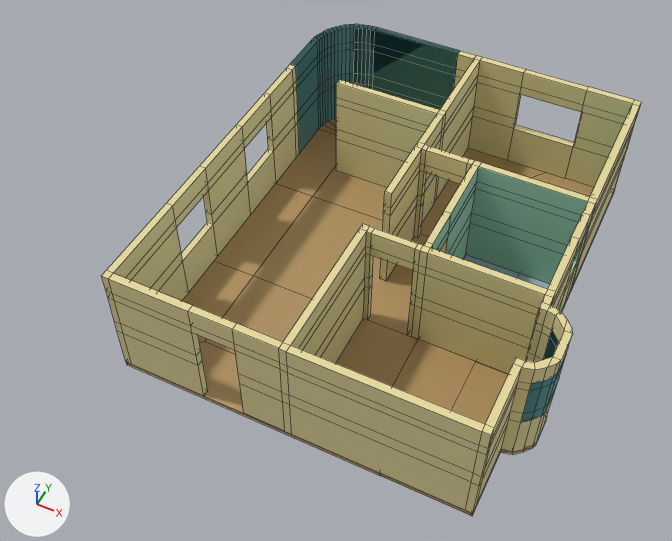
A saved change to the Blender file 5 semestre/Apartamento.blend.
Both versions are drawn from a 50 mm camera at (5.05, -7.03, 15.32) aimed at (-0.84, 4.74, 0.61). Every picture has the same lights, and +X, +Y and +Z are marked at lower left. Mesh edges are drawn as thin lines.

Objects in the first picture: 'paredes', 'piso'.
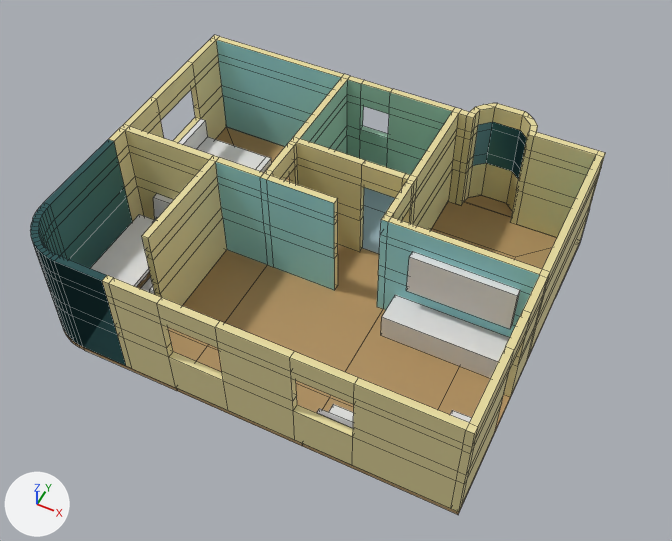
Where the change shows, as pixel boxes (x1, y1, x2, y2) in the pictures (672 x 541 px):
'paredes', reshaped, moved, turned: before (102, 24, 641, 513); after (31, 35, 605, 512)
'piso', moved, turned: before (126, 118, 615, 516); after (64, 127, 580, 515)
'Aparador', added: after (381, 295, 510, 378)
'TV sala', added: after (406, 252, 520, 329)
'Cube', added: after (91, 214, 155, 287)
'cama', added: after (178, 119, 271, 173)
'Sofa', added: after (317, 404, 471, 428)
'Sofa.001', added: after (141, 194, 173, 294)
part 1 of me_plane, built on: before (240, 116, 624, 513); after (127, 95, 589, 397)

The edits, one by one:
me_plane is used by ob_paredes; location (0.0, 1.13, 0.1).
me_plane had 864 vertices, 913 faces and spanned x -3.73..4.27, y -0.08..9.27, z 0.0..2.6.
me_plane now has 954 vertices, 1002 faces and spans x -3.73..4.27, y -0.08..9.27, z 0.0..2.6.
Part 1, on me_plane:
91 faces are deleted.
90 vertices are added at x -2.48..4.27, y -0.08..9.27, z 0.0.
152 new faces join them, mat_parede (beige #e7db9e).
14 new faces join them, mat_parede_de_destaque (cyan #9adfe5).
14 new faces join them, mat_parede_banheiro (green #a0ceb4).
Mesh me_cube_005 is new.
It is a box spanning x -0.5..0.59, y -0.99..0.95, z 0.0..0.1.
Mesh me_cube_006 is new.
It has 28 vertices, 26 faces and spans x -0.5..1.4, y -0.5..0.95, z -0.4..0.6.
Mesh me_cube_003 is new.
It has 42 vertices, 40 faces and spans x -0.75..1.0, y -1.0..3.67, z -1.0..0.0.
Mesh me_cube_002 is new.
It is a box spanning x -0.84..1.0, y 0.51..1.0, z -1.39..-0.4.
Mesh me_cube_001 is new.
It has 42 vertices, 40 faces and spans x -1.0..1.0, y -1.0..3.67, z -1.0..0.0.
Mesh me_cube is new.
It is a box spanning x -1.0..1.0, y -1.0..1.0, z -1.0..-0.4.
Object 'paredes' (ob_paredes) moves from (0.0, 1.13, 0.1) to (3.41, 4.69, 0.1).
Object 'paredes' (ob_paredes) turns from (0, 0, 0) to (0, 0, 90) degrees about x, y and z.
Object 'piso' (ob_piso) moves from (0.0, 1.13, 0.1) to (3.41, 4.69, 0.1).
Object 'piso' (ob_piso) turns from (0, 0, 0) to (0, 0, 90) degrees about x, y and z.
Object 'Cube' (ob_cube) is new; it shows me_cube_005.
Its location is (-4.81, 3.1, 0.8).
Object 'cama' (ob_cama) is new; it shows me_cube_006.
Its location is (-5.21, 6.3, 0.5).
Object 'Sofa.001' (ob_sofa_001) is new; it shows me_cube_003.
Its location is (-3.98, 3.24, 1.1).
Its rotation in degrees is (0, 0, 90).
Its scale is (1.37, 0.33, 1.0).
Object 'TV sala' (ob_tv_sala) is new; it shows me_cube_002.
Its location is (1.88, 4.29, 2.54).
Its scale is (1.19, 0.33, 1.0).
Object 'Sofa' (ob_sofa) is new; it shows me_cube_001.
Its location is (1.96, 1.45, 1.1).
Its scale is (1.37, 0.33, 1.0).
Object 'Aparador' (ob_aparador) is new; it shows me_cube.
Its location is (1.96, 4.29, 1.1).
Its scale is (1.37, 0.33, 1.0).
